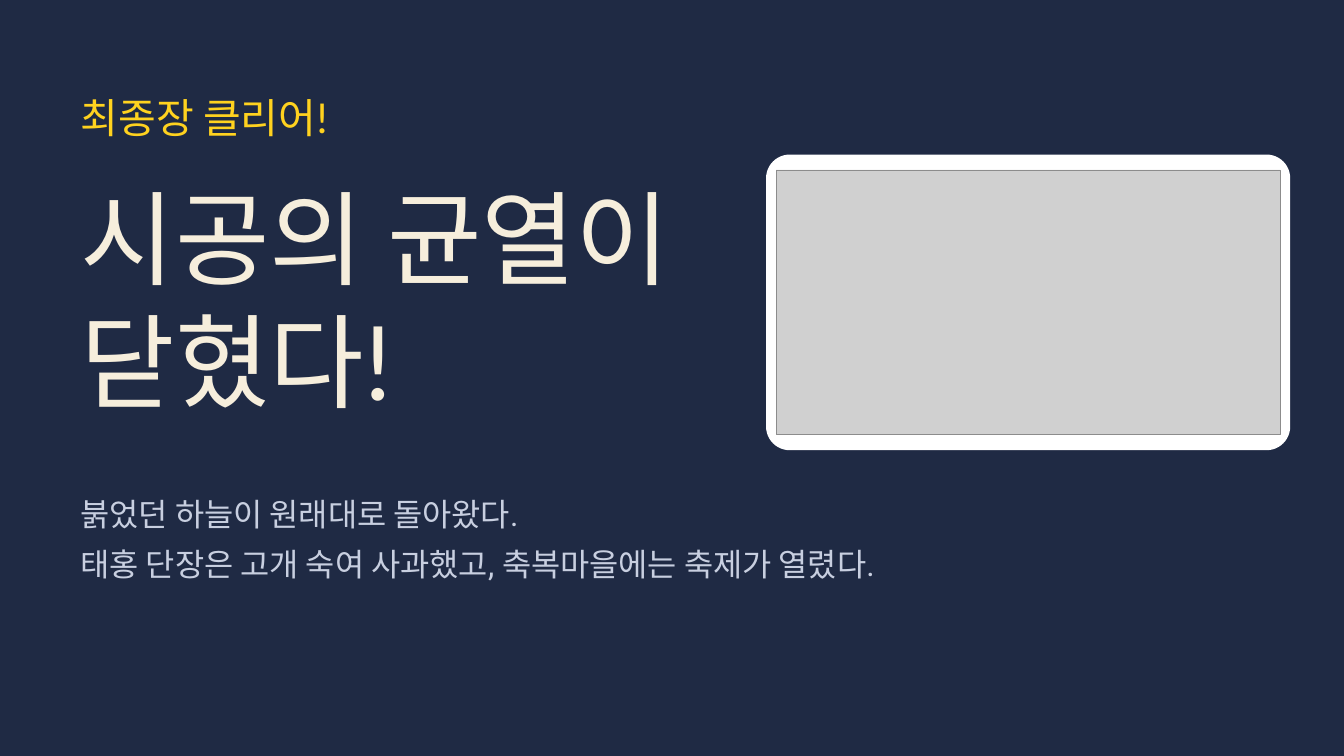
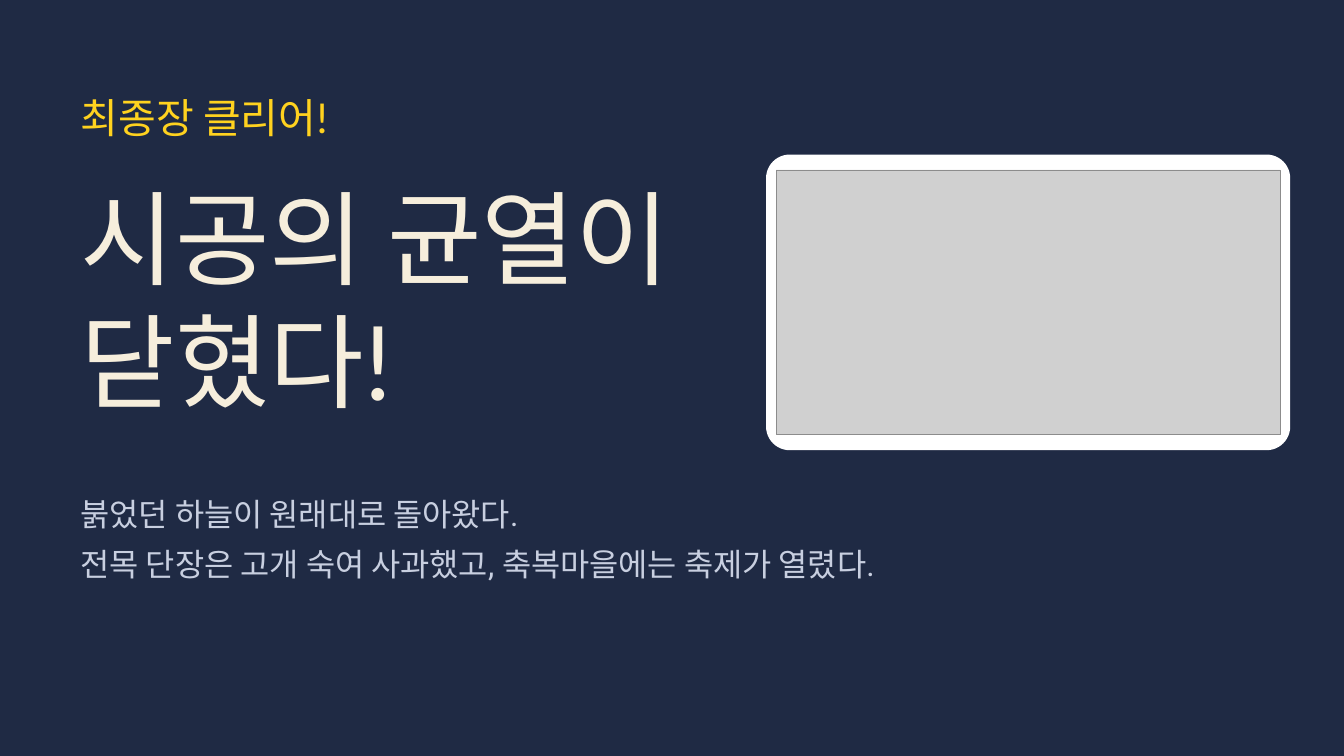
Before and after one commit to choivoo/-, a slide deck: slide 77 of 레전드_히스이_대모험_주거와도시.pptx. Drawn at 1344x756 pixels with LibreOffice and Linux fonts; fonts in the diff are those of the drawing; grey boxes stand for pictures. Boxes give left, top, right and bottom in pixels: in the first picture for what was removed or moved away, otherwise in the second. Text is boxed around its words. In the diff, an @@ line names an element or a change of style, - is before the commit and + after.

```diff
--- a/레전드_히스이_대모험_주거와도시.pptx
+++ b/레전드_히스이_대모험_주거와도시.pptx
@@ text at (x1=81, y1=549, x2=875, y2=580): text changed @@
-태홍 단장은 고개 숙여 사과했고, 축복마을에는 축제가 열렸다.
+전목 단장은 고개 숙여 사과했고, 축복마을에는 축제가 열렸다.
```
Also in this commit, not shown: 25 other slides changed.
